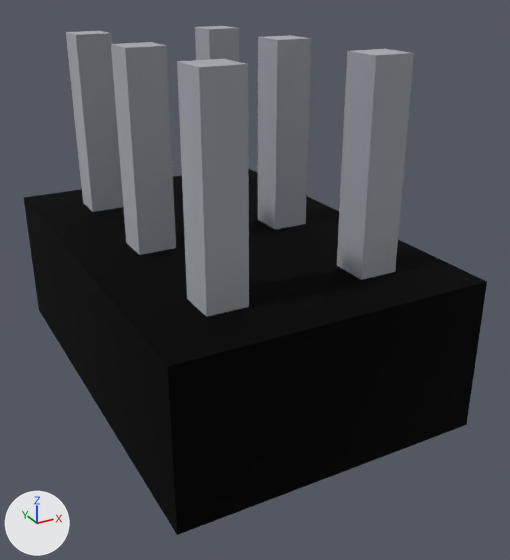
The glTF model parts/pin-header-2x3/pin-header-2x3.glb as it was, and as the next commit left it.
Camera for both pictures: a camera (50 mm lens) standing at (-0.00509, -0.01056, 0.00677) and looking at (0.00033, -0.0007, 0.00184). Every picture has the same lights, and +X, +Y and +Z are marked at lower left. The first picture is the older version. Where no turn or scale is listed for an object, it has been applied to the vertices.

Names of what the first picture shows: 'Mesh_0', 'pin-1', 'pin-2', 'pin-3', 'pin-4', 'pin-5', 'pin-6'.
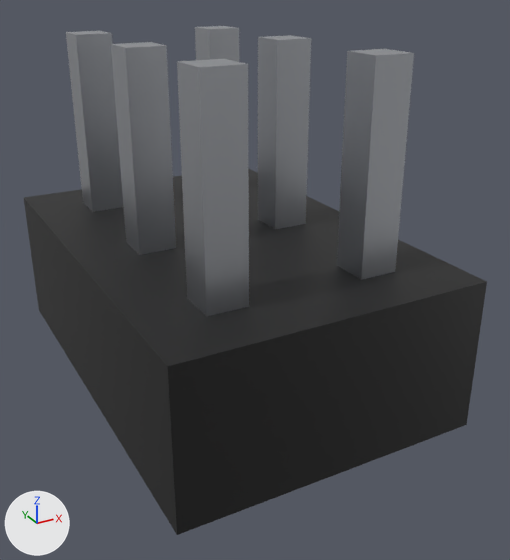
Boxes [x1, y1, x2, y2] around the edits, measured in the pictures (510 x 560 px):
'Mesh_0', surface changed (lighter)
    both: [24, 168, 487, 535]
'pin-6', surface changed
    both: [337, 49, 414, 280]
'pin-3', surface changed (darker)
    both: [111, 42, 176, 255]
'pin-4', surface changed
    both: [258, 35, 311, 230]
'pin-1', surface changed (darker)
    both: [66, 31, 123, 212]
'pin-2', surface changed
    both: [195, 26, 239, 62]

The change in detail:
In material 'mat_0' (mat_mat_0), metallic goes from 1.0 to 0.0.
In material 'mat_1' (mat_mat_1), roughness goes from 1.0 to 0.36.
